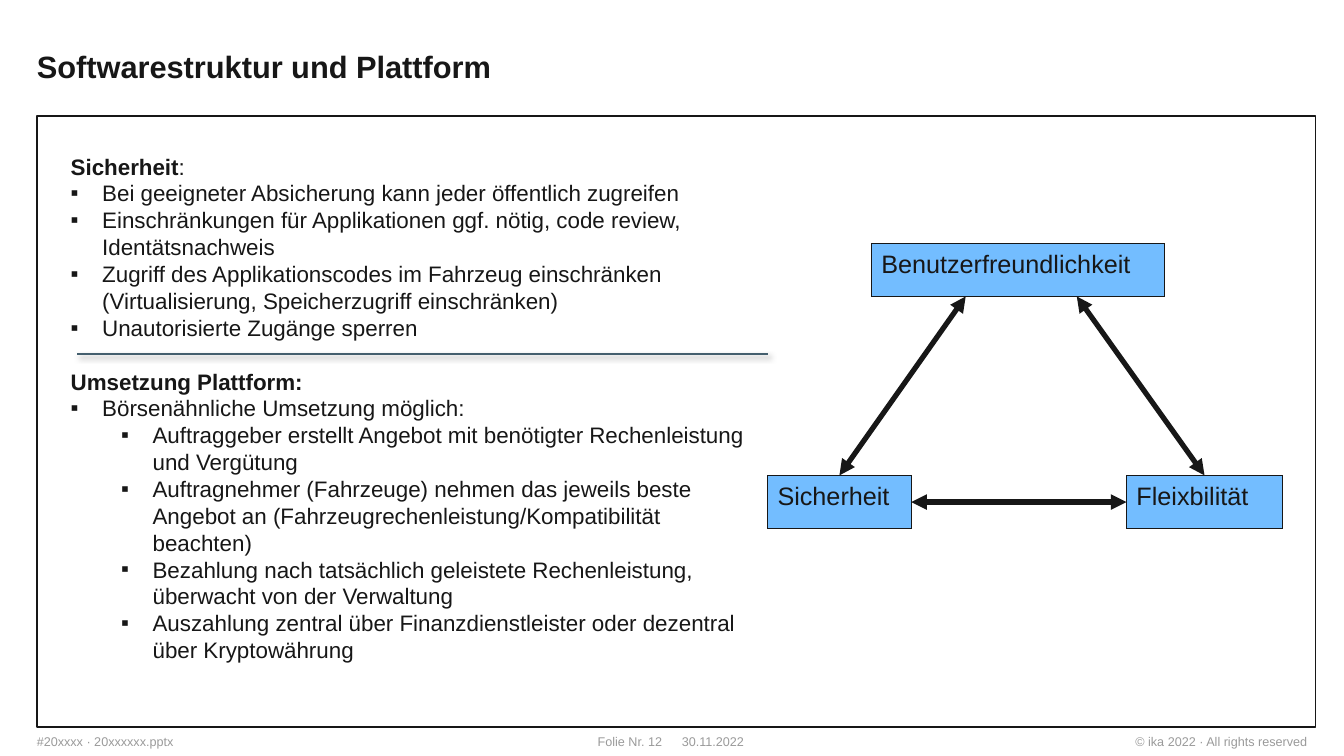
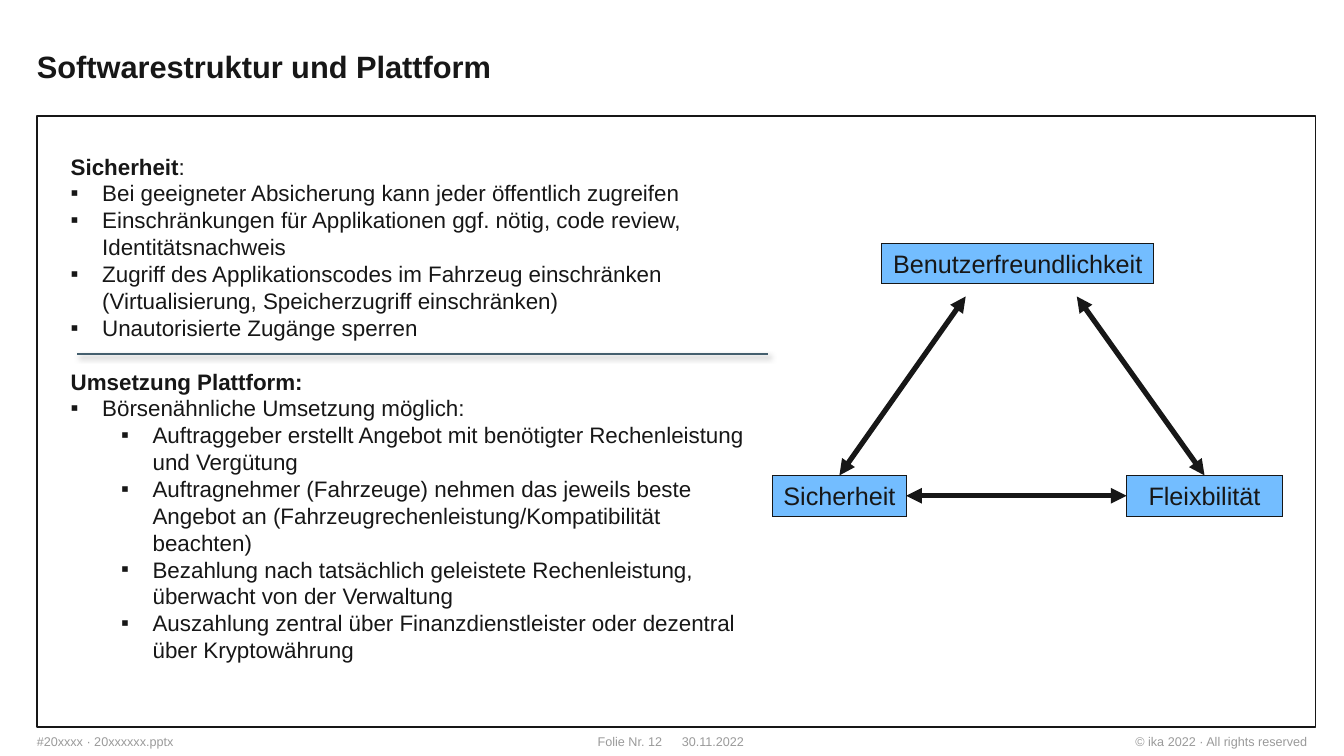
Before and after one commit to WhR4Ven/Diss_Dokument, a slide deck: slide 12 of Vortrag/Themenstellung.pptx. Drawn at 1344x756 pixels with LibreOffice and Linux fonts; fonts in the diff are those of the drawing; background and template pictures are left out. Boxes give left, top, right and bottom in pixels: in the first picture for what was removed or moved away, otherwise in the second. Text is boxed around its words. In the diff, an @@ line names an element or a change of style, - is before the commit and + after.

```diff
--- a/Vortrag/Themenstellung.pptx
+++ b/Vortrag/Themenstellung.pptx
@@ text at (102, 211, 680, 256): text changed @@
-▪ Einschränkungen für Applikationen ggf. nötig, code review, Identätsnachweis
+▪ Einschränkungen für Applikationen ggf. nötig, code review, Identitätsnachweis
@@ rectangle "Benutzerfreundlichkeit": place and size @@
-rectangle "Benutzerfreundlichkeit" at (872, 243, 1166, 296)
+rectangle "Benutzerfreundlichkeit" at (882, 243, 1154, 283)
@@ alignment left to centre in 3 elements at (1127, 476, 1284, 516), (882, 243, 1154, 283), (773, 476, 906, 516) @@
@@ rectangle "Sicherheit": place and size @@
-rectangle "Sicherheit" at (768, 476, 912, 529)
+rectangle "Sicherheit" at (773, 476, 906, 516)
@@ rectangle "Fleixbilität": place and size @@
-rectangle "Fleixbilität" at (1127, 476, 1284, 529)
+rectangle "Fleixbilität" at (1127, 476, 1284, 516)
@@ double arrow moved from (911, 502) - (1127, 502) to (906, 496) - (1127, 496) @@
```
Also in this commit, not shown: 4 other slides changed.
